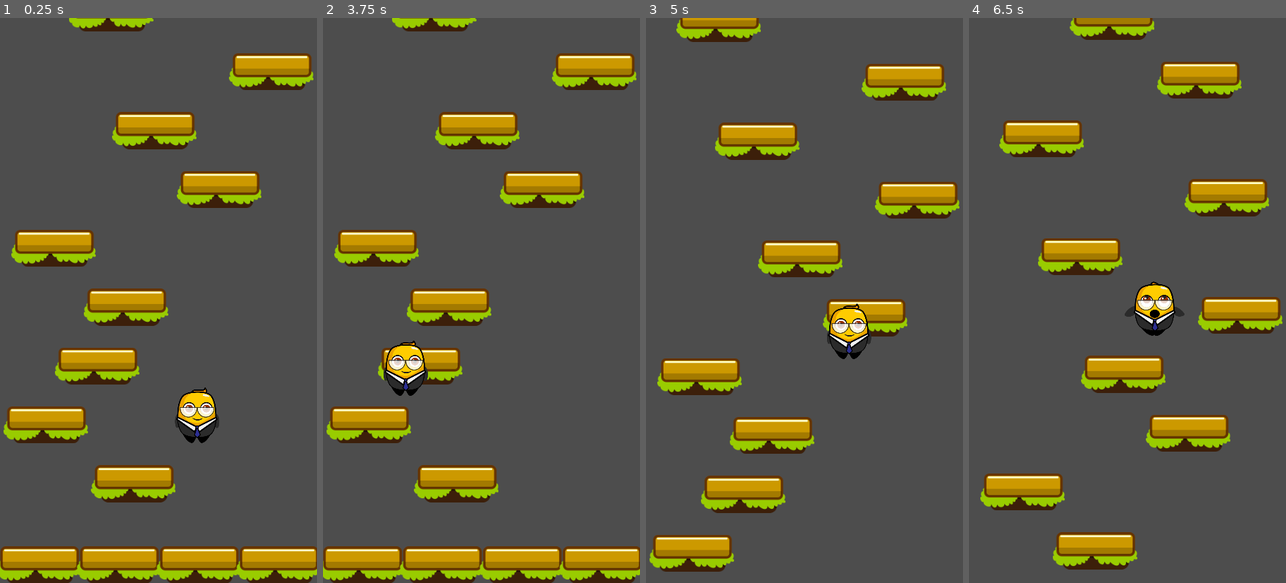
Above: before the commit, frames 1-4 (left to right).
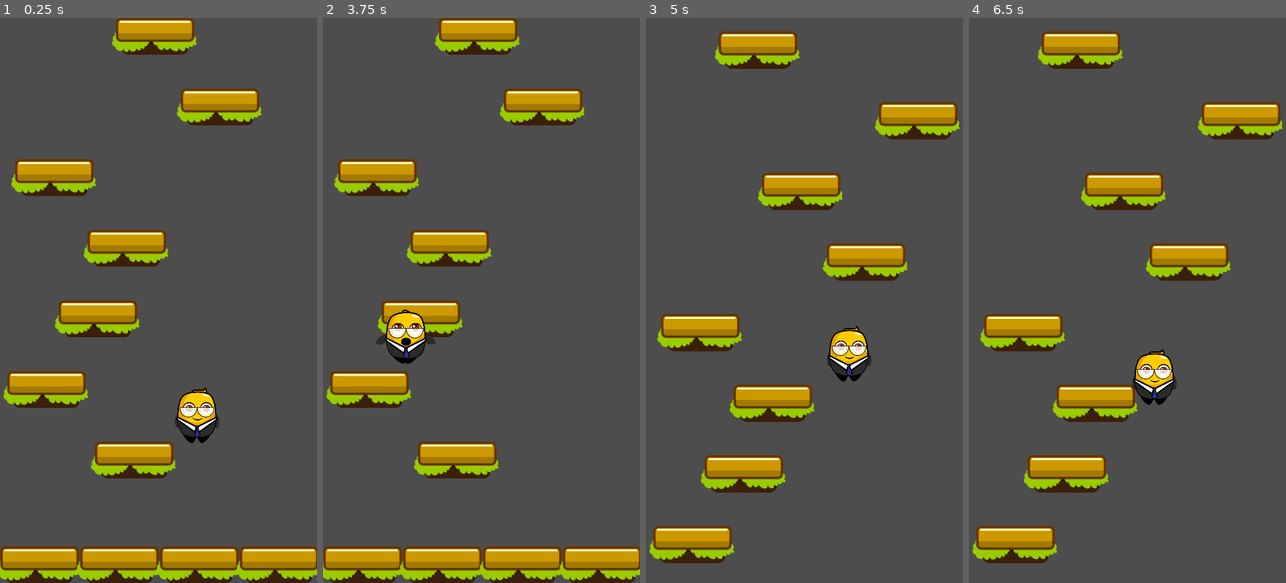
Above: after the commit, the same moments.

Repository: Nhanth123/jumper-mobile
Game: Godot game, scene res://scenes/game.tscn
Same seed, same stepped clock (60 frames per second), same inputs: the game is played once before the commit and once after it.
Inputs:
- Up to frame 1 (0.25 s): no input
- Up to frame 2 (3.75 s): hold D (move_right) 0.53-1.28 s; hold A (move_left) 1.28-2.03 s; hold D (move_right) 2.03-3.53 s; hold A (move_left) from 3.53 s (still down)
- Up to frame 3 (5 s): keep holding A (move_left)
- Up to frame 4 (6.5 s): release A (move_left) at 5.78 s; hold D (move_right) from 5.78 s (still down)

The runs differ from the first frame. In frame 1, 22% of the frame differs, in the area x 1-99%, y 0-86%; in frame 2, 23%; in frame 3, 26%; in frame 4, 29%, in the area x 1-99%, y 0-98%.

Commit message:
Feature: Creating infinite level.

Diff:
--- a/scripts/game.gd
+++ b/scripts/game.gd
@@ -1,6 +1,7 @@
 extends Node2D
 
 @onready var platform_parent = $PlatformParent
+@onready var player = $Player
 
 var camera_scene = preload("res://scenes/game_camera.tscn")
 var platform_scene = preload("res://scenes/platform.tscn")
@@ -8,7 +9,7 @@
 var platform_width
 var ground_layer_y_offset = 62
 var start_position_y
-var y_distance_between_platforms = 100
+var y_distance_between_platforms = 120
 var level_size = 50
 var viewport_size
 var generated_plaform_count = 0
@@ -28,6 +29,14 @@
 		get_tree().reload_current_scene()
 	if Input.is_action_just_pressed("quit"):
 		get_tree().quit()
+
+	if player:
+		var py = player.global_position.y
+		var end_of_level_pos = start_position_y - (generated_plaform_count * y_distance_between_platforms)
+		var threshold = end_of_level_pos + (y_distance_between_platforms * 6)
+
+		if py < threshold:
+			generate_level(end_of_level_pos, false)
 
 func create_platform(location: Vector2):
 	var platform = platform_scene.instantiate()
